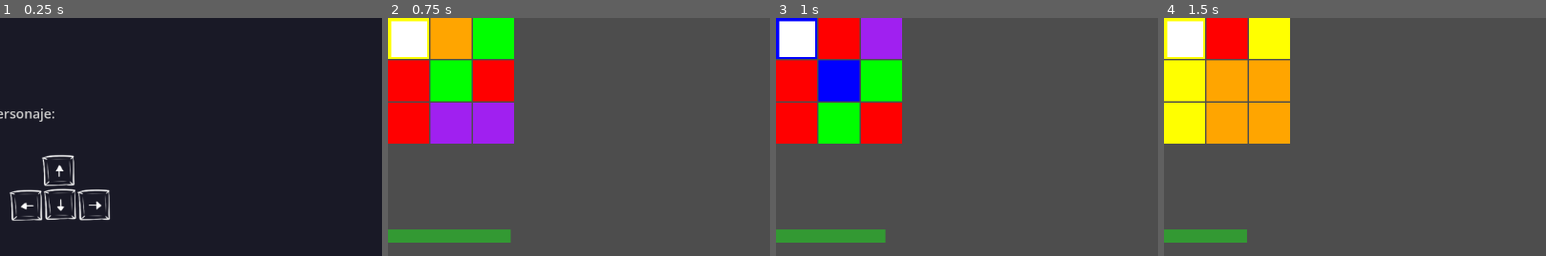
Above: before the commit, frames 1-4 (left to right).
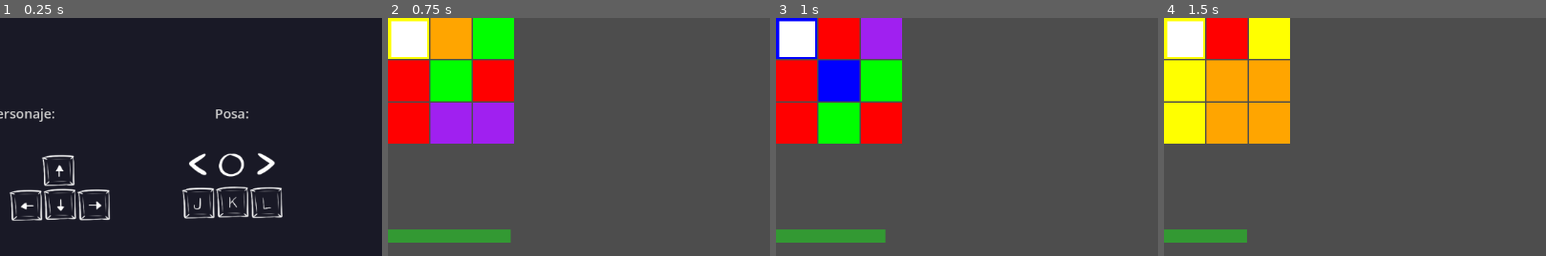
Above: after the commit, the same moments.

Repository: aTeresaTorres/ColorTrack
Game: Godot game, scene res://scenes/MainMenu.tscn
Same seed, same stepped clock (60 frames per second), same inputs: the game is played once before the commit and once after it.
Inputs:
- Up to frame 1 (0.25 s): no input
- Up to frame 2 (0.75 s): click "Nueva Partida" at 0.5 s
- Up to frame 3 (1 s): no input
- Up to frame 4 (1.5 s): hold L (button_right) from 1.28 s (still down); tap K (button_center) at 1.35 s
The pictures show only the part of the screen within x 50-100%, y 50-100%; the shares and areas given below are measured in that part.

The runs differ from the first frame. In frame 1, 2.0% of the frame differs, in the area x 47-74%, y 38-85%; in frame 2, nothing differs; in frame 3, nothing differs; in frame 4, nothing differs.

Commit message:
Controles para posar en la pantalla principal

Diff:
--- a/color-track-version-02/scripts/main_menu.gd
+++ b/color-track-version-02/scripts/main_menu.gd
@@ -129,3 +129,30 @@
 		arrows_label.add_theme_color_override("font_color", Color.WHITE)
 		arrows_label.set_position(Vector2(screen_width/2 + 90, screen_height - 100))
 		add_child(arrows_label)
+
+	# "POSA"
+	var button_label = Label.new()
+	button_label.text = "Posa:"
+	button_label.add_theme_font_size_override("font_size", 20)
+	button_label.add_theme_color_override("font_color", Color(0.8, 0.8, 0.8))
+	button_label.horizontal_alignment = HORIZONTAL_ALIGNMENT_CENTER
+	button_label.set_size(Vector2(200, 30))
+	button_label.set_position(Vector2(screen_width/2 + 250, screen_height - 230))
+	add_child(button_label)
+
+	# Imagen JKL
+	var jkl_sprite = Sprite2D.new()
+	var jkl_texture = load("res://assets/images/jkl.png")
+	if jkl_texture:
+		jkl_sprite.texture = jkl_texture
+		jkl_sprite.scale = Vector2(0.8, 0.8)
+		jkl_sprite.position = Vector2(screen_width/2 + 350, screen_height - 105)
+		add_child(jkl_sprite)
+	else:
+		# Placeholder
+		var jkl_label = Label.new()
+		jkl_label.text = "J K L"
+		jkl_label.add_theme_font_size_override("font_size", 24)
+		jkl_label.add_theme_color_override("font_color", Color.WHITE)
+		jkl_label.set_position(Vector2(screen_width/2 + 350, screen_height - 105))
+		add_child(jkl_label)
Binary file added: color-track-version-02/assets/images/jkl.png
Not shown, added: color-track-version-02/assets/images/jkl.png.import
